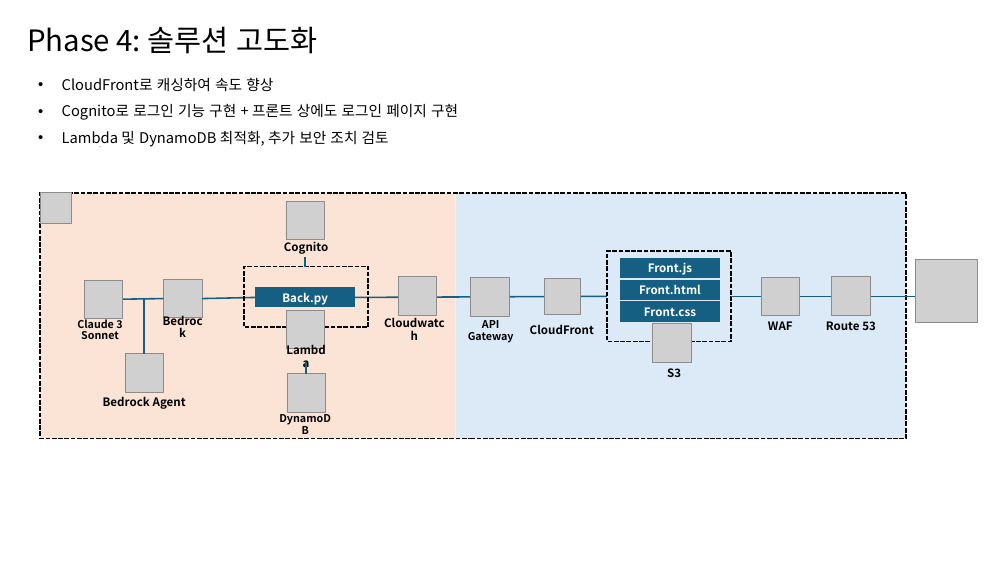
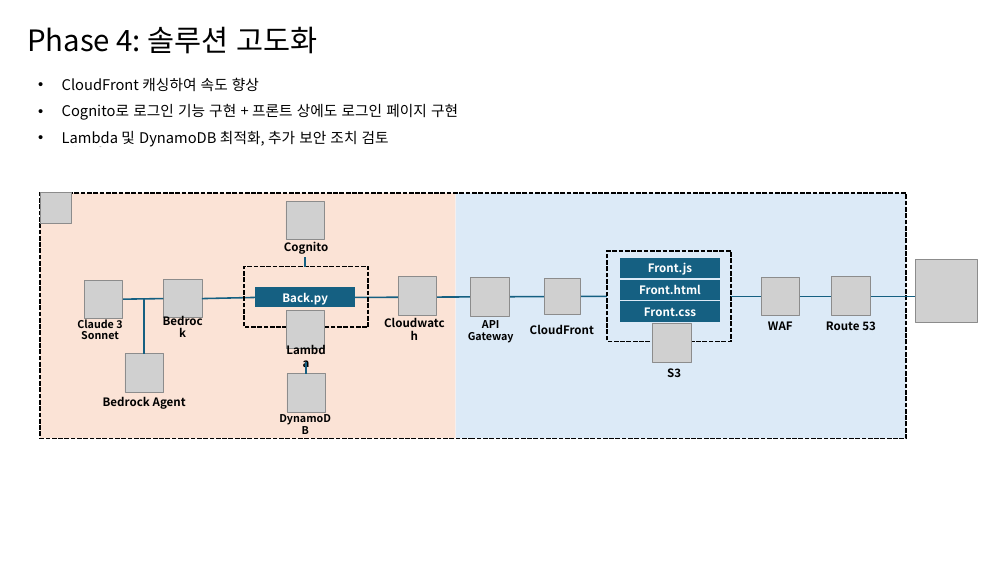
Before and after one commit to Yihoon-J/tarot-chat-AI, a slide deck: slide 8 of 개발계획서.pptx. Drawn at 1008x567 pixels with LibreOffice and Linux fonts; fonts in the diff are those of the drawing; grey boxes stand for pictures. Boxes give left, top, right and bottom in pixels: in the first picture for what was removed or moved away, otherwise in the second. Text is boxed around its words. In the diff, an @@ line names an element or a change of style, - is before the commit and + after.

```diff
--- a/개발계획서.pptx
+++ b/개발계획서.pptx
@@ text at [62,77,259,91]: text changed @@
-• CloudFront로 캐싱하여 속도 향상
+• CloudFront 캐싱하여 속도 향상
```
Also in this commit, not shown: 3 other slides changed, 5 other files.
